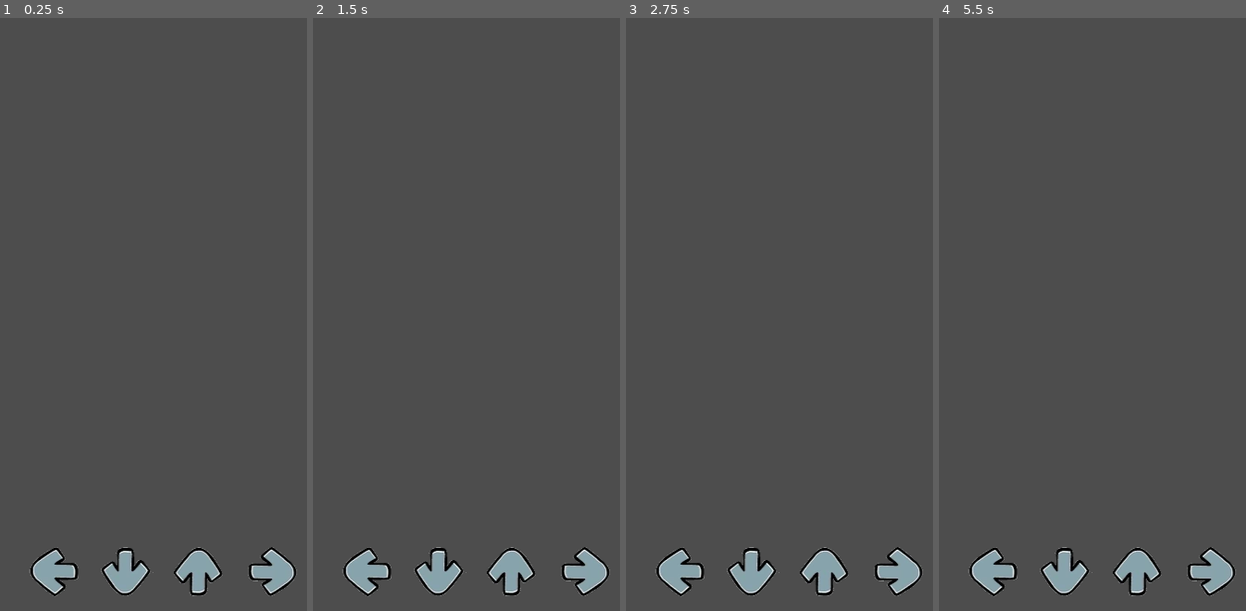
Above: before the commit, frames 1-4 (left to right).
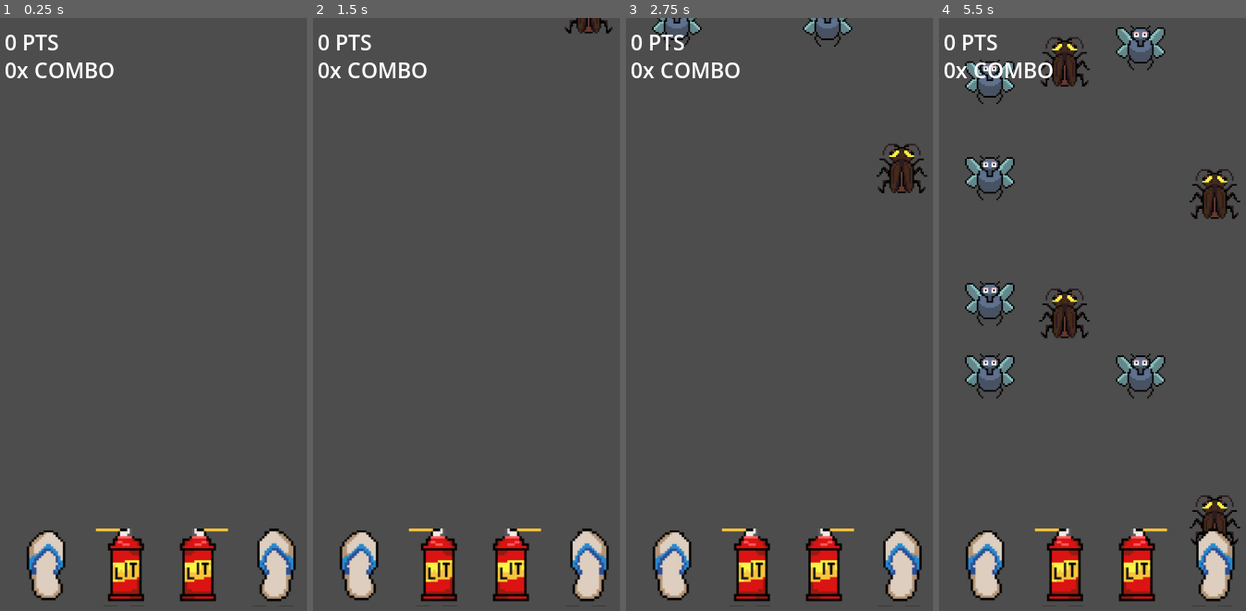
Above: after the commit, the same moments.

Repository: sravanasravana/CYHI-RP
Game: Godot game, scene res://levels/game_level.tscn
Same seed, same stepped clock (60 frames per second), same inputs: the game is played once before the commit and once after it.
Inputs:
- Up to frame 1 (0.25 s): no input
- Up to frame 2 (1.5 s): tap Enter at 0.5 s; tap Space at 1.25 s
- Up to frame 3 (2.75 s): no input
- Up to frame 4 (5.5 s): no input

The runs differ from the first frame. In frame 1, 6.0% of the frame differs, in the area x 1-97%, y 2-99%; in frame 2, 6.2%; in frame 3, 7.4%; in frame 4, 13%, in the area x 1-99%, y 1-99%.

Commit message:
added personals assests, animations and more game mechanics

Diff:
--- a/test/levels/game_level.tscn
+++ b/test/levels/game_level.tscn
@@ -1,26 +1,42 @@
-[gd_scene load_steps=2 format=3 uid="uid://cnhyam40h2pk"]
+[gd_scene load_steps=3 format=3 uid="uid://cnhyam40h2pk"]
 
 [ext_resource type="PackedScene" uid="uid://c1uu3gmowp46b" path="res://objects/key_listener.tscn" id="1_qc6i3"]
+[ext_resource type="PackedScene" uid="uid://2kv6j8khfpem" path="res://levels/gameui.tscn" id="2_sklrn"]
 
 [node name="GameLevel" type="Node2D"]
 
 [node name="Camera2D" type="Camera2D" parent="."]
 
+[node name="Bg" type="Sprite2D" parent="."]
+
 [node name="KeyListener" parent="." instance=ExtResource("1_qc6i3")]
-position = Vector2(-120, 280)
+position = Vector2(-122, 273)
+scale = Vector2(1.3, 1.263)
 key_name = "button_Q"
+hit_frame = 9
 
 [node name="KeyListener2" parent="." instance=ExtResource("1_qc6i3")]
-position = Vector2(-40, 280)
+position = Vector2(-42, 273)
+scale = Vector2(1.3, 1.3)
 frame = 1
 key_name = "button_W"
+idle_frame = 1
+hit_frame = 13
 
 [node name="KeyListener3" parent="." instance=ExtResource("1_qc6i3")]
-position = Vector2(40, 280)
+position = Vector2(41, 273)
+scale = Vector2(1.3, 1.3)
 frame = 2
 key_name = "button_E"
+idle_frame = 2
+hit_frame = 14
 
 [node name="KeyListener4" parent="." instance=ExtResource("1_qc6i3")]
-position = Vector2(120, 280)
+position = Vector2(122, 273)
+scale = Vector2(1.3, 1.3)
 frame = 3
 key_name = "button_R"
+idle_frame = 3
+hit_frame = 10
+
+[node name="GAMEUI" parent="." instance=ExtResource("2_sklrn")]
--- /dev/null
+++ b/test/levels/gameui.gd
@@ -0,0 +1,23 @@
+extends Control
+
+var score: int = 0
+var combo_count: int = 0
+# Called when the node enters the scene tree for the first time.
+func _ready():
+	Signals.IncrementScore.connect(IncrementScore)
+	Signals.IncrementCombo.connect(IncrementCombo)
+	Signals.ResetCombo.connect(ResetCombo)
+
+	ResetCombo()
+
+
+func IncrementScore(incr: int):
+	score += incr
+	%Score.text = " " + str(score) + " pts"
+
+func IncrementCombo():
+	combo_count += 1
+	%ComboLabel.text = " " + str(combo_count) + "x COMBO"
+
+func ResetCombo():
+	combo_count += 0
--- /dev/null
+++ b/test/levels/gameui.tscn
@@ -0,0 +1,31 @@
+[gd_scene load_steps=2 format=3 uid="uid://2kv6j8khfpem"]
+
+[ext_resource type="Script" uid="uid://b1bbbyf5srixi" path="res://levels/gameui.gd" id="1_853rm"]
+
+[node name="GAMEUI" type="Control"]
+layout_mode = 3
+anchors_preset = 15
+anchor_right = 1.0
+anchor_bottom = 1.0
+grow_horizontal = 2
+grow_vertical = 2
+script = ExtResource("1_853rm")
+
+[node name="CanvasLayer" type="CanvasLayer" parent="."]
+
+[node name="Score" type="RichTextLabel" parent="CanvasLayer"]
+unique_name_in_owner = true
+offset_left = 8.0
+offset_top = 10.0
+offset_right = 119.0
+offset_bottom = 50.0
+theme_override_font_sizes/normal_font_size = 23
+text = "0 PTS"
+
+[node name="Combo" type="RichTextLabel" parent="CanvasLayer"]
+offset_left = 8.0
+offset_top = 40.0
+offset_right = 134.0
+offset_bottom = 80.0
+theme_override_font_sizes/normal_font_size = 23
+text = "0x COMBO"
--- a/test/objects/falling_keys.gd
+++ b/test/objects/falling_keys.gd
@@ -1,27 +1,27 @@
 extends Sprite2D
 
-@export var fall_speed: float = 4.3
+@export var fall_speed: float = 2.3
+@export var init_y_pos: float = -360
 
-var init_y_pos: float = -360
+var has_passed: bool = false
+var pass_threshold = 300.0
 
-func _init():
-	set_process(false)
+func _process(_delta):
+	global_position.y += fall_speed
 
 
-# Called every frame. 'delta' is the elapsed time since the previous frame.
-func _process(delta):
-	global_position += Vector2(0, fall_speed)
+	if global_position.y > pass_threshold and not $Timer.is_stopped():
+		$Timer.stop()
+		has_passed = true
 
-	#time taken arrow to pass baseline
-	if global_position.y > 280 and not $Timer.is_stopped():
-		print($Timer.wait_time - $Timer.time_left)
-		$Timer.stop()
 
-func Setup(target_x: float, target_frame:int):
-		frame = target_frame
+func Setup(target_x: float, target_frame: int):
+	frame = target_frame
 
-		set_process(true)
 
+	global_position = Vector2(target_x, init_y_pos)
+
+	set_process(true)
 
 func _on_delete_timeout():
 	queue_free()
--- a/test/objects/falling_keys.tscn
+++ b/test/objects/falling_keys.tscn
@@ -1,10 +1,11 @@
 [gd_scene load_steps=3 format=3 uid="uid://b5xux881dcgks"]
 
-[ext_resource type="Texture2D" uid="uid://cutlo6gc186e3" path="res://art/arrows.webp" id="1_n4r0k"]
+[ext_resource type="Texture2D" uid="uid://b783w661go4d5" path="res://art/nmbbnewww asset 2.png" id="1_d7txh"]
 [ext_resource type="Script" uid="uid://bf72ose6hjg4v" path="res://objects/falling_keys.gd" id="2_d7txh"]
 
 [node name="FallingKeys" type="Sprite2D"]
-texture = ExtResource("1_n4r0k")
+scale = Vector2(0.89, 0.89)
+texture = ExtResource("1_d7txh")
 hframes = 4
 vframes = 3
 frame = 4
@@ -16,7 +17,7 @@
 autostart = true
 
 [node name="Delete" type="Timer" parent="."]
-wait_time = 2.0
+wait_time = 5.0
 one_shot = true
 autostart = true
 
--- a/test/objects/key_listener.gd
+++ b/test/objects/key_listener.gd
@@ -1,16 +1,107 @@
 extends Sprite2D
 
 @onready var falling_key = preload("res://objects/falling_keys.tscn")
+@onready var score_text = preload("res://objects/score_text.tscn")
 @export var key_name: String = ""
+@export var idle_frame: int
+@export var hit_frame: int
+@export var hit_duration: float = 0.15
+
+func play_hit_animation():
+	frame = hit_frame
+	await get_tree().create_timer(hit_duration).timeout
+	frame = idle_frame
+
+
+var falling_key_queue = []
+
+var perfect_press_threshold: float = 30
+var great_press_threshold: float = 50
+var good_press_threshold: float = 70
+var ok_press_threshold: float = 90
+
+var perfect_press_score: float = 250
+var great_press_score: float = 100
+var good_press_score: float = 50
+var ok_press_score: float = 20
 
 
 # Called every frame. 'delta' is the elapsed time since the previous frame.
 func _process(delta):
-	if Input.is_action_just_pressed(key_name):
-		CreateFallingKey()
 
+	if falling_key_queue.size() > 0:
+		if falling_key_queue.front().has_passed:
+			falling_key_queue.pop_front()
+
+			var st_inst = score_text.instantiate()
+			get_tree().get_root().call_deferred("add_child", st_inst)
+			st_inst.SetTextInfo("MISS")
+			st_inst.global_position = global_position + Vector2(-100, -60)
+			Signals.ResetCombo.emit()
+
+
+		if Input.is_action_just_pressed(key_name):
+			var key_pop = falling_key_queue.pop_front()
+
+
+			var distance_from_pass = abs(key_pop.pass_threshold - key_pop.global_position.y)
+
+
+			var press_score_text: String = ""
+			if distance_from_pass < perfect_press_threshold:
+				Signals.IncrementScore.emit(perfect_press_score)
+				press_score_text = "PERFECT"
+				Signals.IncrementCombo.emit()
+
+			elif distance_from_pass < great_press_score:
+				Signals.IncrementScore.emit(great_press_score)
+				press_score_text = "GREAT"
+				Signals.IncrementCombo.emit()
+
+			elif distance_from_pass < good_press_score:
+				Signals.IncrementScore.emit(good_press_score)
+				press_score_text = "GOOD"
+				Signals.IncrementCombo.emit()
+
+
+			elif distance_from_pass < ok_press_score:
+				Signals.IncrementScore.emit(ok_press_score)
+				press_score_text = "OK"
+				Signals.IncrementCombo.emit()
+
+			else:
+				press_score_text = "MISS"
+				Signals.ResetCombo.emit()
+
+
+
+			key_pop.queue_free()
+
+			var st_inst = score_text.instantiate()
+			get_tree().get_root().call_deferred("add_child", st_inst)
+			st_inst.SetTextInfo(press_score_text)
+			st_inst.global_position = global_position + Vector2(-100, -60)
+
+
+
+func _ready():
+	$RandomSpawn.wait_time = randf_range(0.4, 3)
+	$RandomSpawn.start()
 
 func CreateFallingKey():
 	var fk_inst = falling_key.instantiate()
 	get_tree().get_root().call_deferred("add_child", fk_inst)
 	fk_inst.Setup(position.x, frame + 4)
+
+	falling_key_queue.push_back(fk_inst)
+
+
+
+func _on_random_spawn_timeout() -> void:
+	CreateFallingKey()
+	$RandomSpawn.wait_time = randf_range(0.4, 3)
+	$RandomSpawn.start()
+
+func _input(event):
+	if event.is_action_pressed(key_name):
+		play_hit_animation()
--- a/test/objects/key_listener.tscn
+++ b/test/objects/key_listener.tscn
@@ -1,10 +1,17 @@
 [gd_scene load_steps=3 format=3 uid="uid://c1uu3gmowp46b"]
 
-[ext_resource type="Texture2D" uid="uid://cutlo6gc186e3" path="res://art/arrows.webp" id="1_181ek"]
+[ext_resource type="Texture2D" uid="uid://dr8eglsplvsq6" path="res://art/new asset stuffff.png" id="1_vgigu"]
 [ext_resource type="Script" uid="uid://gysg8i0t28cc" path="res://objects/key_listener.gd" id="2_vgigu"]
 
 [node name="KeyListener" type="Sprite2D"]
-texture = ExtResource("1_181ek")
+z_index = 1
+texture = ExtResource("1_vgigu")
 hframes = 4
-vframes = 3
+vframes = 4
 script = ExtResource("2_vgigu")
+
+[node name="RandomSpawn" type="Timer" parent="."]
+one_shot = true
+autostart = true
+
+[connection signal="timeout" from="RandomSpawn" to="." method="_on_random_spawn_timeout"]
--- /dev/null
+++ b/test/objects/score_text.gd
@@ -0,0 +1,22 @@
+extends Control
+
+# perfect ffbe53
+# great ff8e53
+# good ff6753
+# ok ff3053
+# miss ff0000
+
+func SetTextInfo(text: String):
+	$ScoreLevelText.text = "        " + text
+
+	match text:
+		"PERFECT":
+			$ScoreLevelText.set("theme_override_colors/default_color", Color("ffbe53"))
+		"GREAT":
+			$ScoreLevelText.set("theme_override_colors/default_color", Color("ff8e53"))
+		"GOOD":
+			$ScoreLevelText.set("theme_override_colors/default_color", Color("ff6753"))
+		"OK":
+			$ScoreLevelText.set("theme_override_colors/default_color", Color("ff3053"))
+		_:
+			$ScoreLevelText.set("theme_override_colors/default_color", Color("ff0000"))
--- /dev/null
+++ b/test/objects/score_text.tscn
@@ -0,0 +1,107 @@
+[gd_scene load_steps=5 format=3 uid="uid://cluiw4bmu512g"]
+
+[ext_resource type="Script" uid="uid://bcv5c438rwc4u" path="res://objects/score_text.gd" id="1_6t1ru"]
+
+[sub_resource type="Animation" id="Animation_cq25l"]
+resource_name = "fall"
+length = 0.3
+tracks/0/type = "value"
+tracks/0/imported = false
+tracks/0/enabled = true
+tracks/0/path = NodePath("ScoreLevelText:modulate")
+tracks/0/interp = 1
+tracks/0/loop_wrap = true
+tracks/0/keys = {
+"times": PackedFloat32Array(0, 0.11, 0.2),
+"transitions": PackedFloat32Array(1, 1, 1),
+"update": 0,
+"values": [Color(1, 1, 1, 1), Color(1, 1, 1, 0.470588), Color(1, 1, 1, 0)]
+}
+tracks/1/type = "value"
+tracks/1/imported = false
+tracks/1/enabled = true
+tracks/1/path = NodePath("ScoreLevelText:position")
+tracks/1/interp = 1
+tracks/1/loop_wrap = true
+tracks/1/keys = {
+"times": PackedFloat32Array(0, 0.2),
+"transitions": PackedFloat32Array(1, 1),
+"update": 0,
+"values": [Vector2(0, 5), Vector2(0, 15)]
+}
+tracks/2/type = "method"
+tracks/2/imported = false
+tracks/2/enabled = true
+tracks/2/path = NodePath(".")
+tracks/2/interp = 1
+tracks/2/loop_wrap = true
+tracks/2/keys = {
+"times": PackedFloat32Array(0.3),
+"transitions": PackedFloat32Array(1),
+"values": [{
+"args": [],
+"method": &"queue_free"
+}]
+}
+
+[sub_resource type="Animation" id="Animation_up7ke"]
+length = 0.001
+tracks/0/type = "value"
+tracks/0/imported = false
+tracks/0/enabled = true
+tracks/0/path = NodePath("ScoreLevelText:modulate")
+tracks/0/interp = 1
+tracks/0/loop_wrap = true
+tracks/0/keys = {
+"times": PackedFloat32Array(0),
+"transitions": PackedFloat32Array(1),
+"update": 0,
+"values": [Color(1, 1, 1, 1)]
+}
+tracks/1/type = "value"
+tracks/1/imported = false
+tracks/1/enabled = true
+tracks/1/path = NodePath("ScoreLevelText:position")
+tracks/1/interp = 1
+tracks/1/loop_wrap = true
+tracks/1/keys = {
+"times": PackedFloat32Array(0),
+"transitions": PackedFloat32Array(1),
+"update": 0,
+"values": [Vector2(0, 5)]
+}
+
+[sub_resource type="AnimationLibrary" id="AnimationLibrary_w1052"]
+_data = {
+&"RESET": SubResource("Animation_up7ke"),
+&"fall": SubResource("Animation_cq25l")
+}
+
+[node name="ScoreText" type="Control"]
+layout_mode = 3
+anchors_preset = 15
+anchor_right = 1.0
+anchor_bottom = 1.0
+grow_horizontal = 2
+grow_vertical = 2
+script = ExtResource("1_6t1ru")
+
+[node name="ScoreLevelText" type="RichTextLabel" parent="."]
+z_index = 2
+layout_mode = 0
+offset_left = 46.0
+offset_top = 2.0
+offset_right = 308.0
+offset_bottom = 74.0
+theme_override_colors/default_color = Color(1, 0, 0, 1)
+theme_override_constants/outline_size = 17
+theme_override_font_sizes/normal_font_size = 27
+bbcode_enabled = true
+text = "        MISS"
+scroll_active = false
+
+[node name="AnimationPlayer" type="AnimationPlayer" parent="."]
+libraries = {
+&"": SubResource("AnimationLibrary_w1052")
+}
+autoplay = "fall"
--- /dev/null
+++ b/test/objects/signals.gd
@@ -0,0 +1,6 @@
+extends Node2D
+
+signal IncrementScore(incr: int)
+
+signal IncrementCombo()
+signal ResetCombo()
--- /dev/null
+++ b/test/objects/signals.tscn
@@ -0,0 +1,6 @@
+[gd_scene load_steps=2 format=3 uid="uid://cy6r02vh10esu"]
+
+[ext_resource type="Script" uid="uid://dpneye1shwlax" path="res://objects/signals.gd" id="1_3b8xj"]
+
+[node name="Signals" type="Node2D"]
+script = ExtResource("1_3b8xj")
--- a/test/project.godot
+++ b/test/project.godot
@@ -13,6 +13,10 @@
 config/name="test"
 run/main_scene="uid://cnhyam40h2pk"
 config/features=PackedStringArray("4.4", "Forward Plus")
+
+[autoload]
+
+Signals="*res://objects/signals.gd"
 
 [display]
 
Binary file added: test/art/Baskic8.otf
Not shown, added: test/art/Baskic8.otf.import
Binary file added: test/art/Essentle4.otf
Not shown, added: test/art/Essentle4.otf.import
Binary file added: test/art/assets for game-Sheet.png
Not shown, added: test/art/assets for game-Sheet.png.import
Binary file added: test/art/new asset stuffff.png
Not shown, added: test/art/new asset stuffff.png.import
Binary file added: test/art/nmbbnewww asset 2.png
Not shown, added: test/art/nmbbnewww asset 2.png.import
Binary file added: test/art/star asset.png
Not shown, added: test/art/star asset.png.import
(and 3 more such lines)
